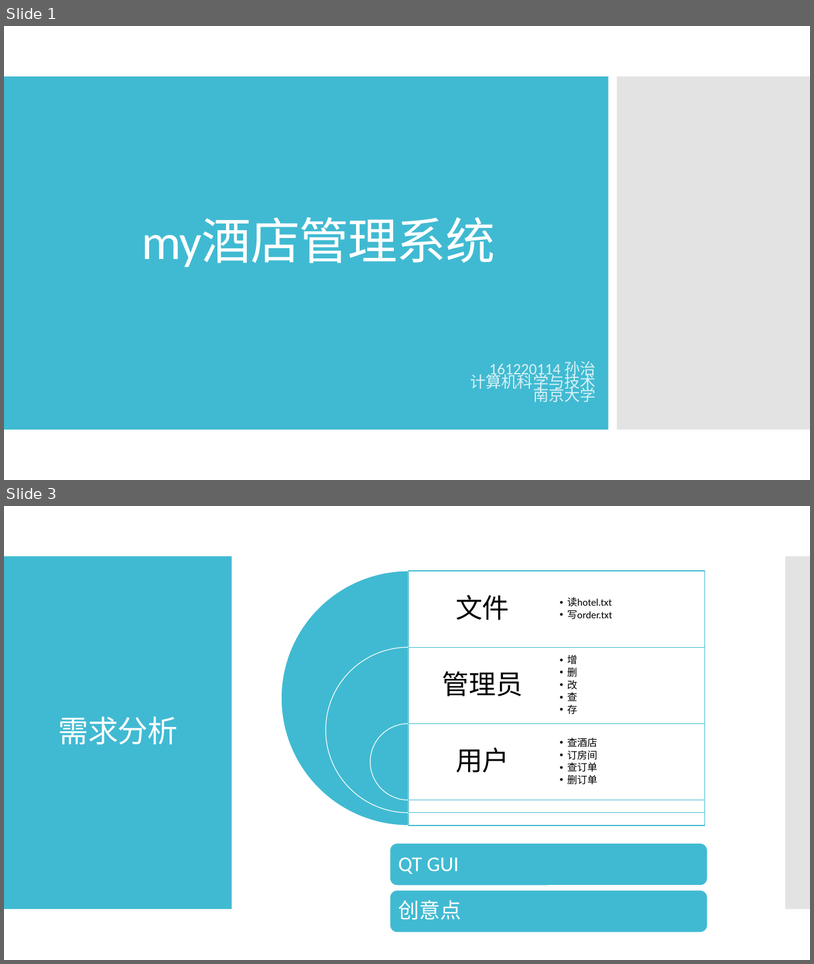
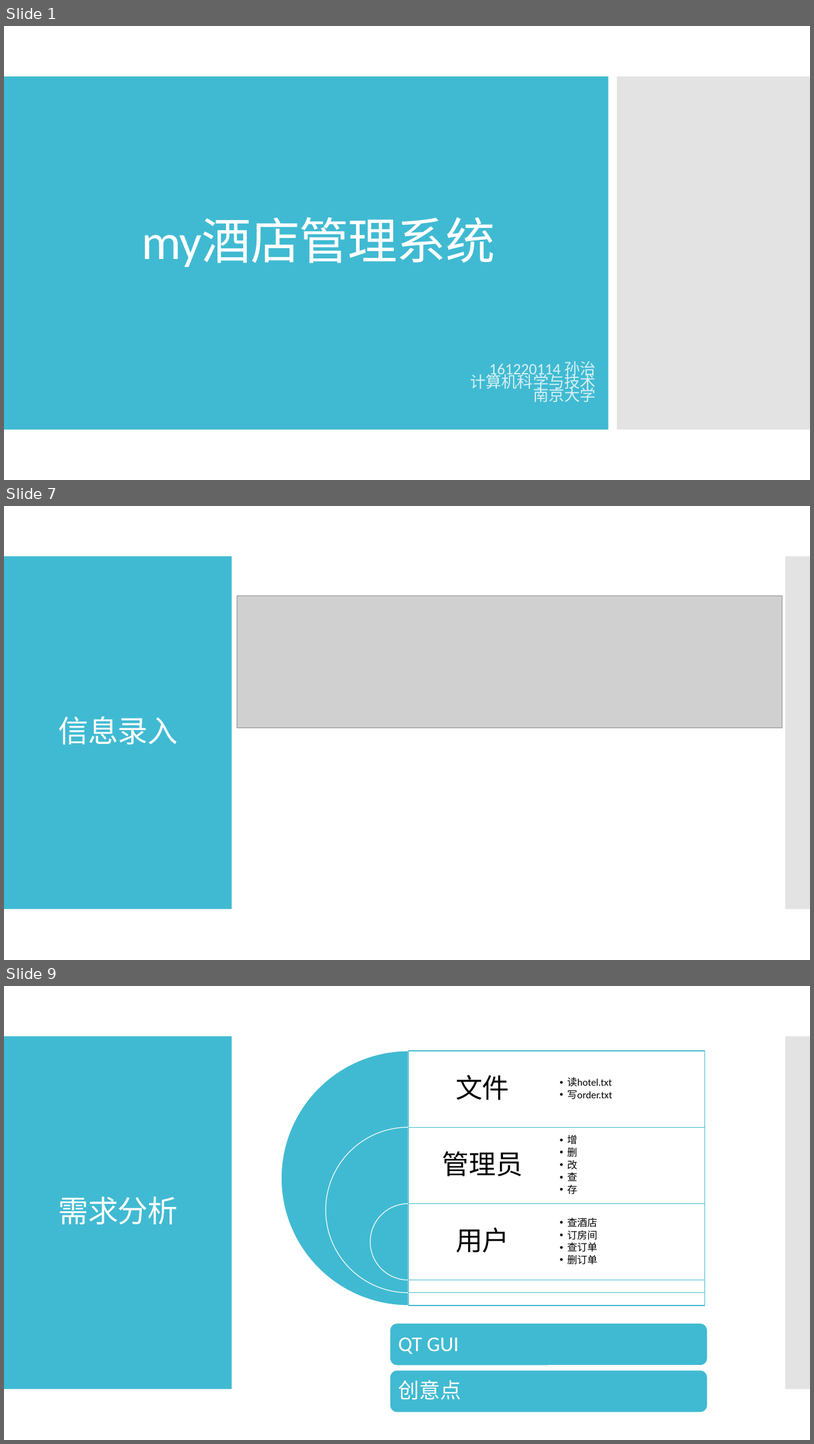
Before and after one commit to imagecser/hotelManage, a slide deck: 演示文稿1.pptx. Shown one above the other, each under a label of ours: slides 1 and 3 before the commit, slides 1, 7 and 9 after it; the slides between them are not shown. The pictures are 814x964 and 814x1444 pixels, drawn with LibreOffice and Linux fonts; fonts in the diff are those of the drawing; grey boxes stand for pictures. Boxes give left, top, right and bottom in pixels: in the first picture for what was removed or moved away, otherwise in the second. Text is boxed around its words. In the diff, an @@ line names an element or a change of style, - is before the commit and + after.

```diff
--- a/演示文稿1.pptx
+++ b/演示文稿1.pptx
@@ slide 7 added at [4, 506, 810, 960], background #FFFFFF; not listed: 2 template elements that a slide beside it also shows @@
@@ picture added at [237, 595, 783, 727] @@
@@ title added at [59, 716, 178, 744], 36 pt, text #FFFFFF @@
+信息录入
@@ what was slide 3 is now slide 9 @@
```
Also in this commit, not shown: 1 slide changed, 6 other slides added, 7 other files.
